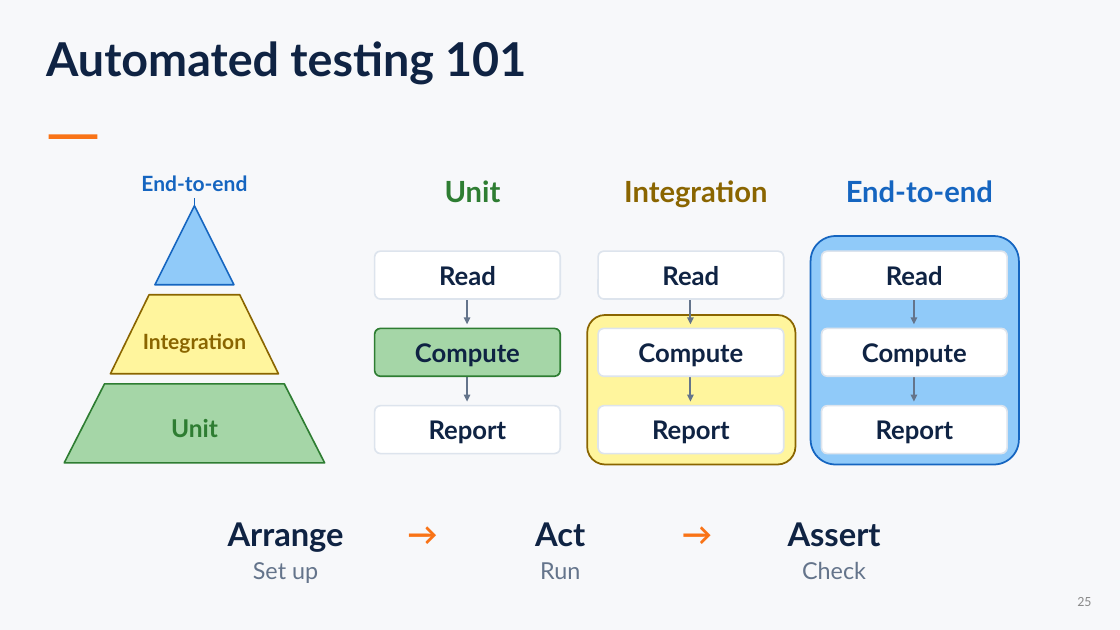
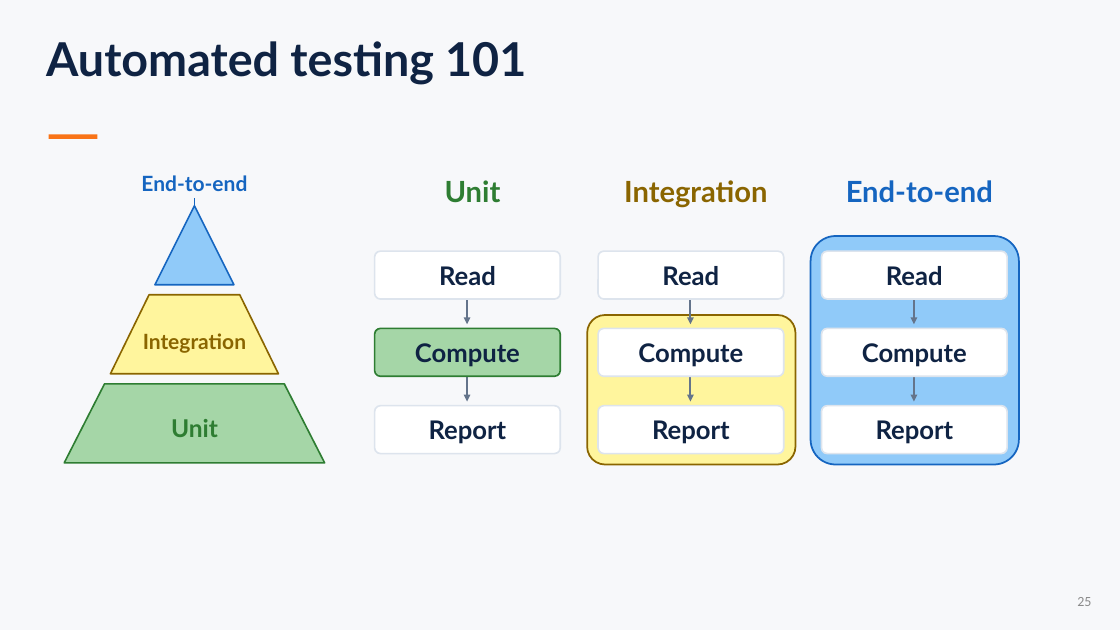
Before and after one commit to sefop/sefop-training-hub, a slide deck: slide 25 of workshops/2026-11-06-cal_poly/sefop-cal-poly.pptx. Drawn at 1120x630 pixels with LibreOffice and Linux fonts; fonts in the diff are those of the drawing. Boxes give left, top, right and bottom in pixels: in the first picture for what was removed or moved away, otherwise in the second. Text is boxed around its words. In the diff, an @@ line names an element or a change of style, - is before the commit and + after.

```diff
--- a/workshops/2026-11-06-cal_poly/sefop-cal-poly.pptx
+++ b/workshops/2026-11-06-cal_poly/sefop-cal-poly.pptx
@@ text removed at [228,522,344,552] @@
-Arrange
@@ text removed at [406,514,439,551] @@
-→
@@ text removed at [535,522,585,547] @@
-Act
@@ text removed at [681,514,714,551] @@
-→
@@ text removed at [788,522,881,547] @@
-Assert
@@ text removed at [253,562,318,583] @@
-Set up
@@ text removed at [540,562,580,579] @@
-Run
@@ text removed at [802,562,866,579] @@
-Check
```
Also in this commit, not shown: 15 other slides changed, 8 slides added, 1 slide removed, 2 other files.
